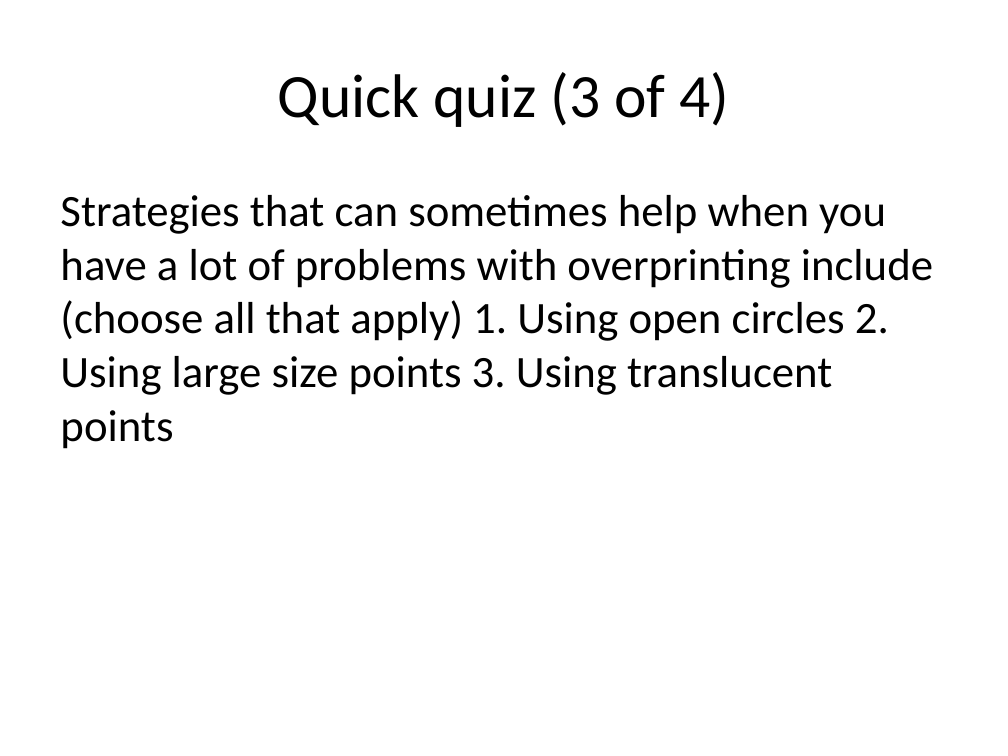
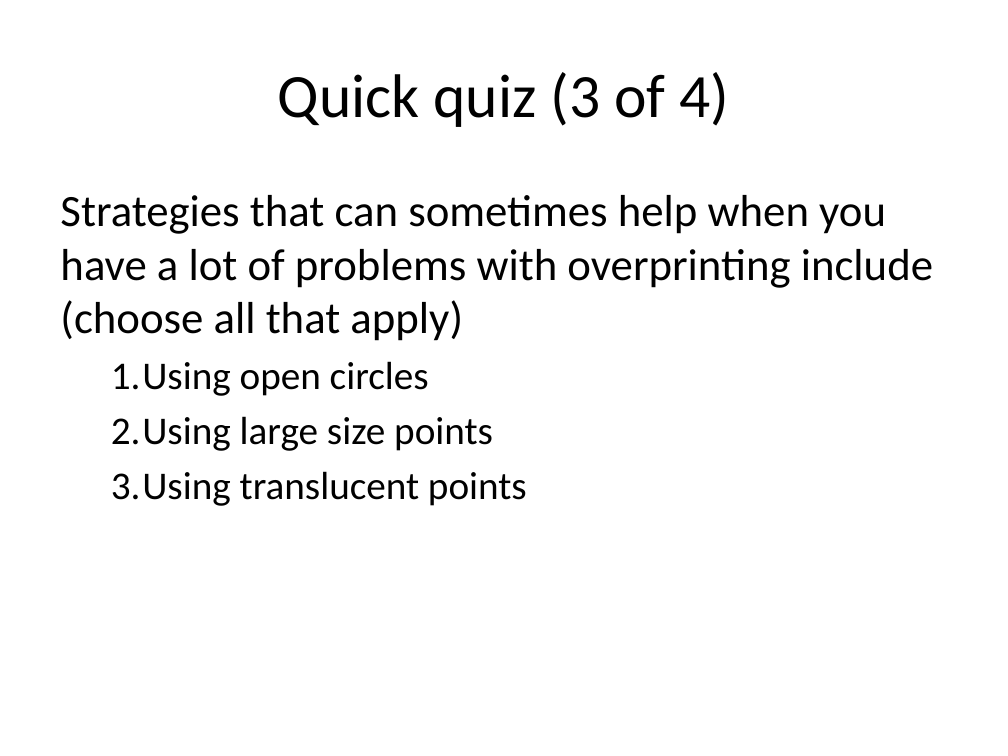
Before and after one commit to pmean/data-visualization, a slide deck: slide 108 of data-viz-01/src/complete-lecture-scatterplots.pptx (slide 102 before the commit). Drawn at 1008x756 pixels with LibreOffice and Linux fonts; fonts in the diff are those of the drawing. Boxes give left, top, right and bottom in pixels: in the first picture for what was removed or moved away, otherwise in the second. Text is boxed around its words. In the diff, an @@ line names an element or a change of style, - is before the commit and + after.

```diff
--- a/data-viz-01/src/complete-lecture-scatterplots.pptx
+++ b/data-viz-01/src/complete-lecture-scatterplots.pptx
@@ text at (60, 195, 933, 506): text changed @@
-Strategies that can sometimes help when you have a lot of problems with overprinting include (choose all that apply) 1. Using open circles 2. Using large size points 3. Using translucent points
+Strategies that can sometimes help when you have a lot of problems with overprinting include (choose all that apply)
+  1. Using open circles
+  2. Using large size points
+  3. Using translucent points
```
Also in this commit, not shown: 41 other slides changed, 10 slides added, 2 slides removed, 14 other files.
